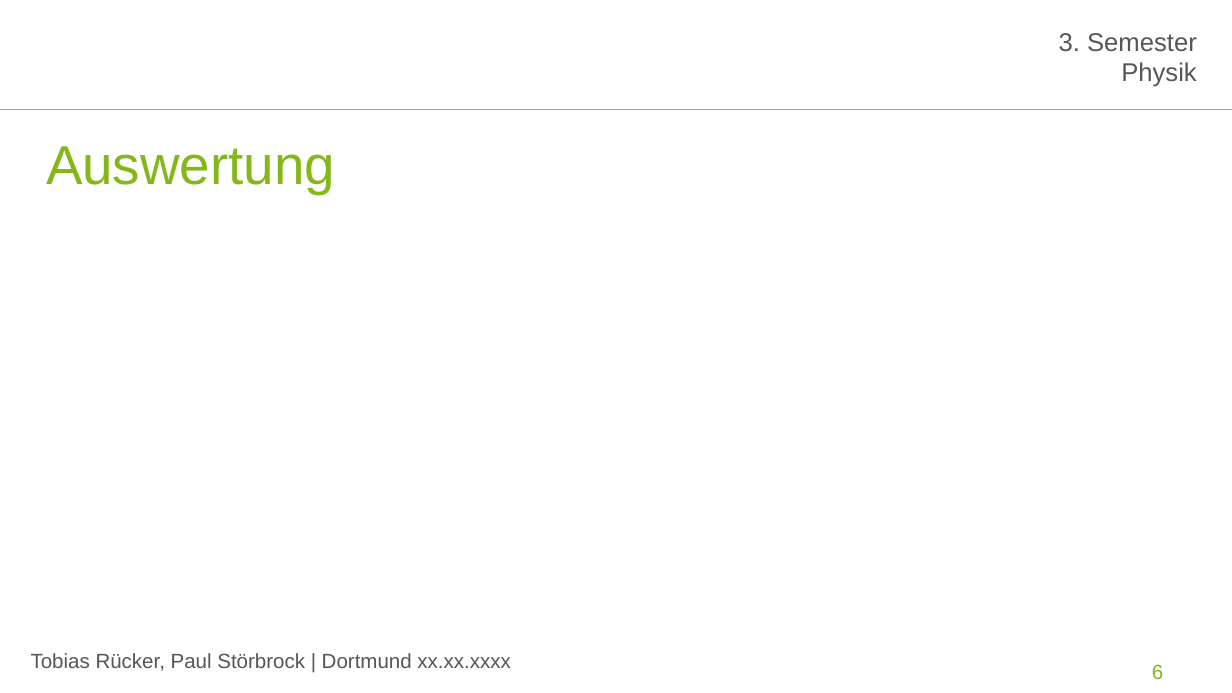
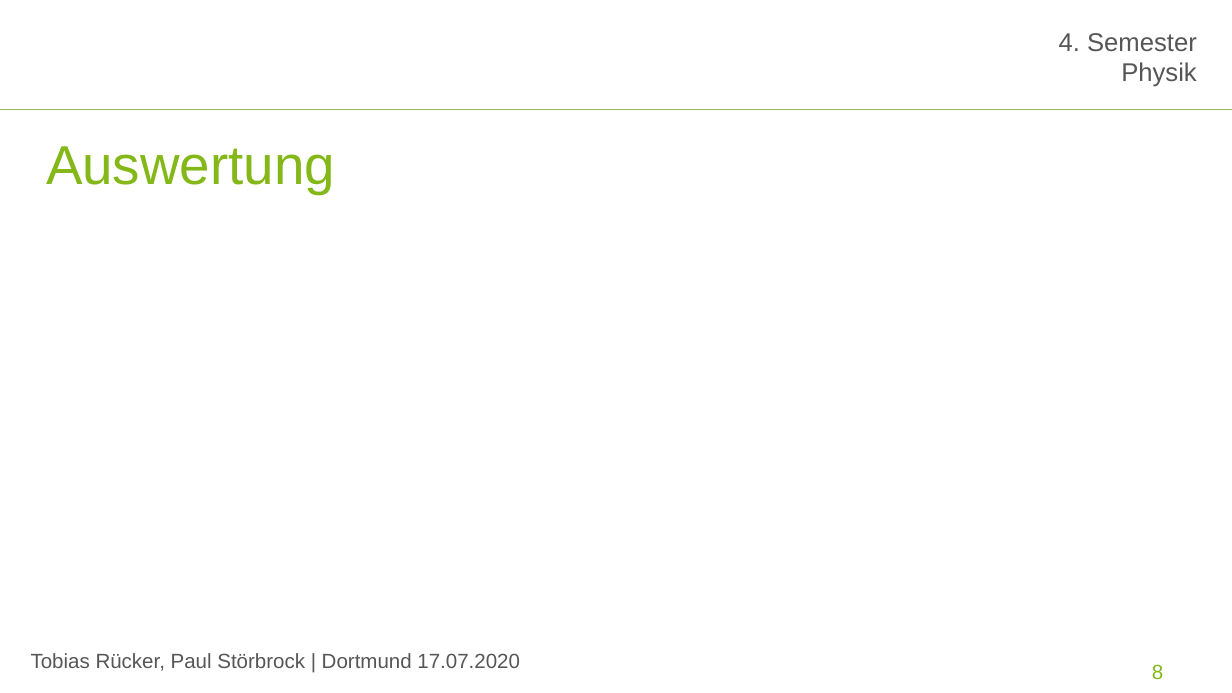
Before and after one commit to paul-stoerbrock/Praktikum, a slide deck: slide 8 of SV/SV_Millikan.pptx (slide 6 before the commit). Drawn at 1232x693 pixels with LibreOffice and Linux fonts; fonts in the diff are those of the drawing; grey boxes stand for pictures; background and template pictures are left out. Boxes give left, top, right and bottom in pixels: in the first picture for what was removed or moved away, otherwise in the second. Text is boxed around its words. In the diff, an @@ line names an element or a change of style, - is before the commit and + after.

Commit message:
added Auswertung & Diskussion

```diff
--- a/SV/SV_Millikan.pptx
+++ b/SV/SV_Millikan.pptx
@@ text at [1059,33,1197,52]: text changed @@
-3. Semester
+4. Semester
@@ text at [31,653,520,671]: text changed @@
-Tobias Rücker, Paul Störbrock | Dortmund xx.xx.xxxx
+Tobias Rücker, Paul Störbrock | Dortmund 17.07.2020
@@ page number at [1152,664,1163,680]: text changed @@
-6
+8
```
Also in this commit, not shown: 6 other slides changed, 5 slides added, 1 slide removed.
